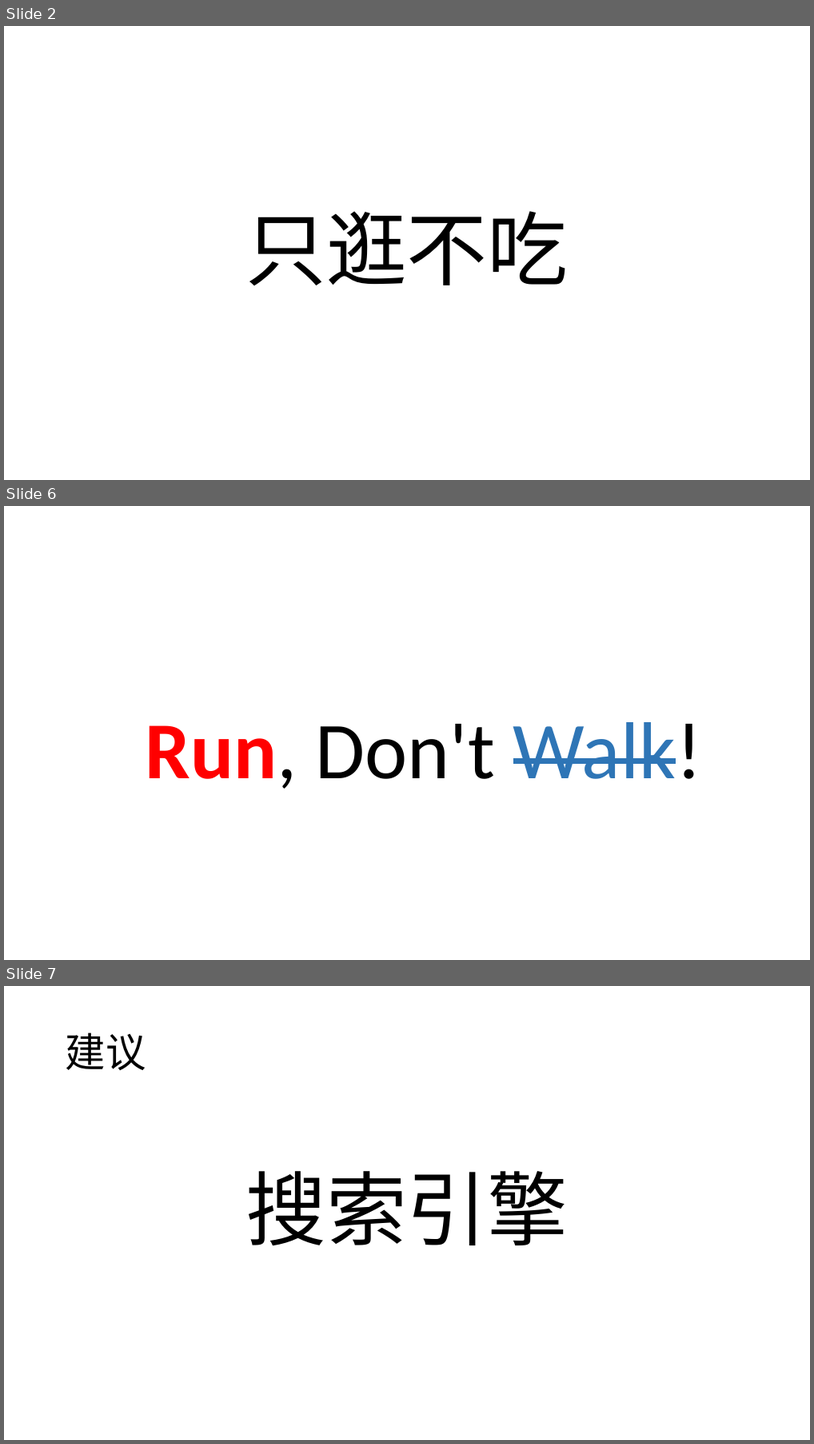
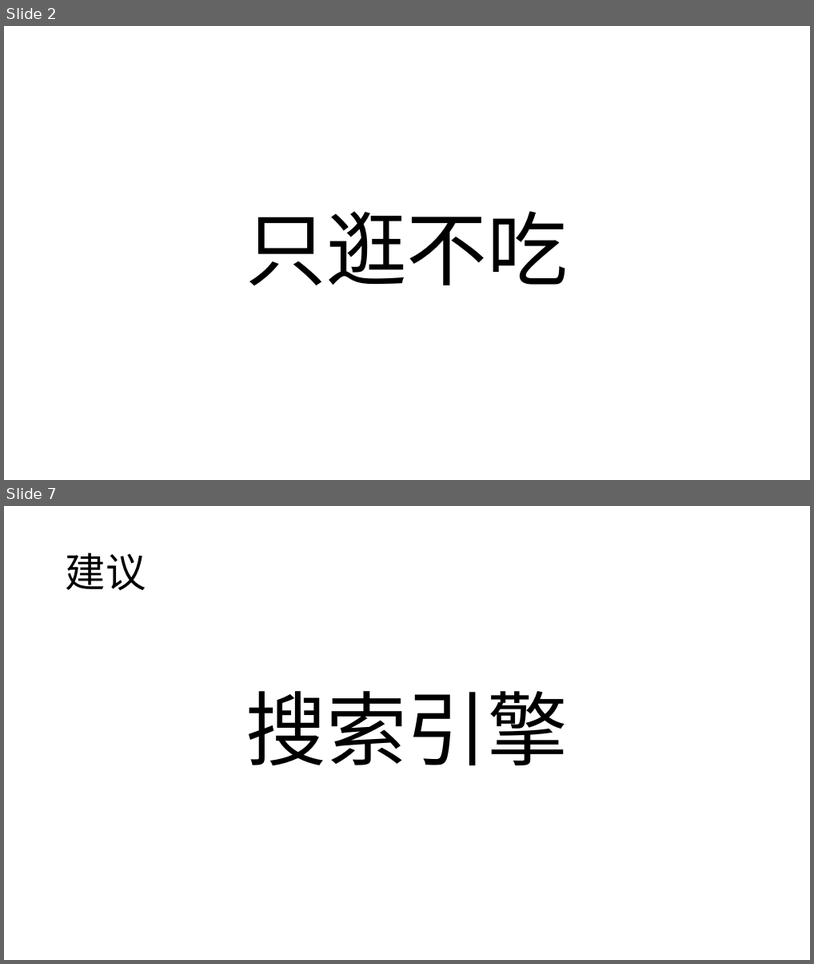
Before and after one commit to Jasper-Li/PythonTutorial, a slide deck: ppt/20分钟入门Python_下_李兴贺_20210619..pptx. Shown one above the other, each under a label of ours: slides 2, 6 and 7 before the commit, slides 2 and 7 after it; the slides between them are not shown. The pictures are 814x1444 and 814x964 pixels, drawn with LibreOffice and Linux fonts; fonts in the diff are those of the drawing. Boxes give left, top, right and bottom in pixels: in the first picture for what was removed or moved away, otherwise in the second. Text is boxed around its words. In the diff, an @@ line names an element or a change of style, - is before the commit and + after.

```diff
--- a/ppt/20分钟入门Python_下_李兴贺_20210619..pptx
+++ b/ppt/20分钟入门Python_下_李兴贺_20210619..pptx
@@ slide 6 removed at <box>4,506,810,960</box>, background #FFFFFF @@
@@ title removed at <box>146,722,702,788</box> @@
-Run, Don't Walk!
```
Also in this commit, not shown: 1 slide changed, 4 slides added, 4 other slides removed, 15 other files.
